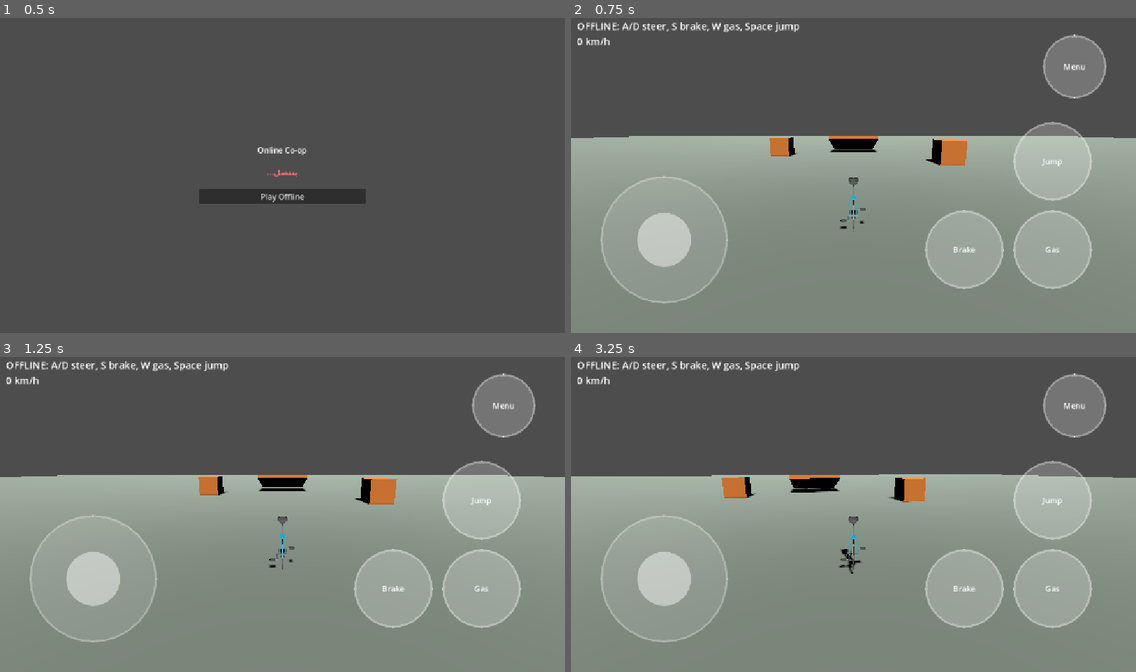
Above: before the commit, frames 1-4 (two rows, left to right).
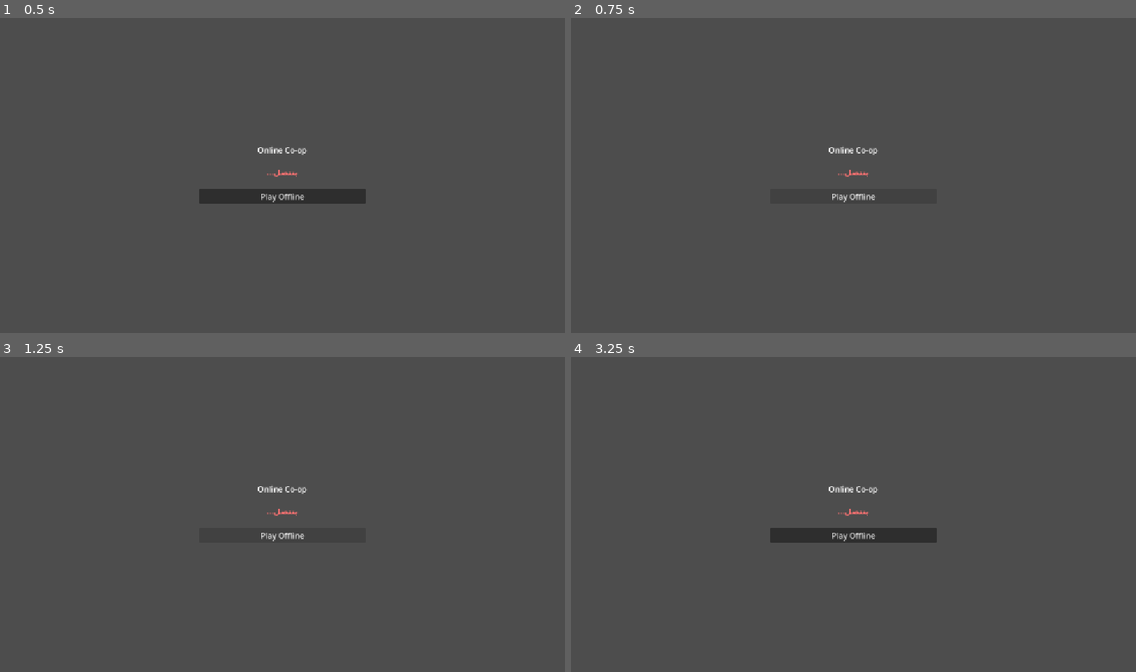
Above: after the commit, the same moments.

Repository: MTAWER77/online-
Game: Godot game, scene res://scenes/ui/main_menu.tscn
Same seed, same stepped clock (60 frames per second), same inputs: the game is played once before the commit and once after it.
Inputs (mouse positions are in pixels of both pictures, inside the frame that each line leads up to):
- Up to frame 1 (0.5 s): no input
- Up to frame 2 (0.75 s): click "Play Offline" at 0.5 s
- Up to frame 3 (1.25 s): no input
- Up to frame 4 (3.25 s): click (853, 536) at 1.25 s, where only the run after the commit has a clickable "Play Offline"; tap Enter at 2 s; move the mouse to (977, 498) at 2.02 s; hold D (move_right, bound only before the commit) 2.03-2.75 s; tap Space (jump, bound only before the commit) at 2.1, 2.27, 2.57 s; click (977, 498) at 2.17 s; drag from (740, 530) to (825, 577) at 2.77 s

Frame 1 is identical in both runs. In frame 2, 65% of the frame differs, in the area x 0-100%, y 1-100%; in frame 3, 65%; in frame 4, 65%.

Commit message:
Unicycle: real RigidBody3D physics (arcade speed + physical lean/tumble/recover), fast and hard; parkour test course
Co-Authored-By: Claude Sonnet 5.5 <noreply@anthropic.com>
Claude-Session: https://claude.ai/code/session_01ERKS8aBLCvtBjR1PsxtFYC

Diff:
--- a/scenes/vehicles/unicycle.tscn
+++ b/scenes/vehicles/unicycle.tscn
@@ -1,20 +1,38 @@
-[gd_scene load_steps=6 format=3]
+[gd_scene load_steps=8 format=3]
 
 [ext_resource type="Script" path="res://scripts/vehicles/unicycle.gd" id="1_uni"]
 [ext_resource type="PackedScene" path="res://assets/models/unicycle.glb" id="2_model"]
 [ext_resource type="Script" path="res://addons/GD-Sync/Scripts/Types/PropertySynchronizer.gd" id="3_sync"]
 
-[sub_resource type="CapsuleShape3D" id="CapsuleShape3D_uni"]
-radius = 0.3
-height = 1.5
+[sub_resource type="PhysicsMaterial" id="PhysicsMaterial_uni"]
+friction = 0.0
+bounce = 0.15
 
-[node name="Unicycle" type="CharacterBody3D"]
-floor_snap_length = 0.3
+[sub_resource type="SphereShape3D" id="SphereShape3D_wheel"]
+radius = 0.45
+
+[sub_resource type="CapsuleShape3D" id="CapsuleShape3D_body"]
+radius = 0.22
+height = 1.0
+
+[node name="Unicycle" type="RigidBody3D"]
+mass = 10.0
+physics_material_override = SubResource("PhysicsMaterial_uni")
+center_of_mass_mode = 1
+center_of_mass = Vector3(0, 0.55, 0)
+can_sleep = false
+continuous_cd = true
+linear_damp = 0.05
+angular_damp = 0.8
 script = ExtResource("1_uni")
 
-[node name="CollisionShape3D" type="CollisionShape3D" parent="."]
-transform = Transform3D(1, 0, 0, 0, 1, 0, 0, 0, 1, 0, 0.75, 0)
-shape = SubResource("CapsuleShape3D_uni")
+[node name="WheelShape" type="CollisionShape3D" parent="."]
+transform = Transform3D(1, 0, 0, 0, 1, 0, 0, 0, 1, 0, 0.45, 0)
+shape = SubResource("SphereShape3D_wheel")
+
+[node name="BodyShape" type="CollisionShape3D" parent="."]
+transform = Transform3D(1, 0, 0, 0, 1, 0, 0, 0, 1, 0, 1.0, 0)
+shape = SubResource("CapsuleShape3D_body")
 
 [node name="Visual" type="Node3D" parent="."]
 
--- a/scenes/worlds/unicycle_test.tscn
+++ b/scenes/worlds/unicycle_test.tscn
@@ -32,6 +32,20 @@
 size = Vector3(2, 2, 2)
 
 [node name="UnicycleTest" type="Node3D"]
+
+[sub_resource type="BoxShape3D" id="BoxShape3D_stair"]
+size = Vector3(8, 0.5, 3)
+
+[sub_resource type="BoxMesh" id="BoxMesh_stair"]
+material = SubResource("StandardMaterial3D_orange")
+size = Vector3(8, 0.5, 3)
+
+[sub_resource type="BoxShape3D" id="BoxShape3D_plat"]
+size = Vector3(10, 1, 10)
+
+[sub_resource type="BoxMesh" id="BoxMesh_plat"]
+material = SubResource("StandardMaterial3D_grey")
+size = Vector3(10, 1, 10)
 
 [node name="DirectionalLight3D" type="DirectionalLight3D" parent="."]
 transform = Transform3D(1, 0, 0, 0, 0.7071, 0.7071, 0, -0.7071, 0.7071, 0, 8, 0)
@@ -73,6 +87,96 @@
 [node name="MeshInstance3D" type="MeshInstance3D" parent="Block2"]
 mesh = SubResource("BoxMesh_block")
 
+[node name="Stair1" type="StaticBody3D" parent="."]
+transform = Transform3D(1, 0, 0, 0, 1, 0, 0, 0, 1, -20, 0.25, -8)
+
+[node name="CollisionShape3D" type="CollisionShape3D" parent="Stair1"]
+shape = SubResource("BoxShape3D_stair")
+
+[node name="MeshInstance3D" type="MeshInstance3D" parent="Stair1"]
+mesh = SubResource("BoxMesh_stair")
+
+[node name="Stair2" type="StaticBody3D" parent="."]
+transform = Transform3D(1, 0, 0, 0, 1, 0, 0, 0, 1, -20, 0.75, -11)
+
+[node name="CollisionShape3D" type="CollisionShape3D" parent="Stair2"]
+shape = SubResource("BoxShape3D_stair")
+
+[node name="MeshInstance3D" type="MeshInstance3D" parent="Stair2"]
+mesh = SubResource("BoxMesh_stair")
+
+[node name="Stair3" type="StaticBody3D" parent="."]
+transform = Transform3D(1, 0, 0, 0, 1, 0, 0, 0, 1, -20, 1.25, -14)
+
+[node name="CollisionShape3D" type="CollisionShape3D" parent="Stair3"]
+shape = SubResource("BoxShape3D_stair")
+
+[node name="MeshInstance3D" type="MeshInstance3D" parent="Stair3"]
+mesh = SubResource("BoxMesh_stair")
+
+[node name="Stair4" type="StaticBody3D" parent="."]
+transform = Transform3D(1, 0, 0, 0, 1, 0, 0, 0, 1, -20, 1.75, -17)
+
+[node name="CollisionShape3D" type="CollisionShape3D" parent="Stair4"]
+shape = SubResource("BoxShape3D_stair")
+
+[node name="MeshInstance3D" type="MeshInstance3D" parent="Stair4"]
+mesh = SubResource("BoxMesh_stair")
+
+[node name="Platform1" type="StaticBody3D" parent="."]
+transform = Transform3D(1, 0, 0, 0, 1, 0, 0, 0, 1, -20, 1.0, -30)
+
+[node name="CollisionShape3D" type="CollisionShape3D" parent="Platform1"]
+shape = SubResource("BoxShape3D_plat")
+
+[node name="MeshInstance3D" type="MeshInstance3D" parent="Platform1"]
+mesh = SubResource("BoxMesh_plat")
+
+[node name="Platform2" type="StaticBody3D" parent="."]
+transform = Transform3D(1, 0, 0, 0, 1, 0, 0, 0, 1, -20, 2.5, -46)
+
+[node name="CollisionShape3D" type="CollisionShape3D" parent="Platform2"]
+shape = SubResource("BoxShape3D_plat")
+
+[node name="MeshInstance3D" type="MeshInstance3D" parent="Platform2"]
+mesh = SubResource("BoxMesh_plat")
+
+[node name="Platform3" type="StaticBody3D" parent="."]
+transform = Transform3D(1, 0, 0, 0, 1, 0, 0, 0, 1, -8, 2.5, -46)
+
+[node name="CollisionShape3D" type="CollisionShape3D" parent="Platform3"]
+shape = SubResource("BoxShape3D_plat")
+
+[node name="MeshInstance3D" type="MeshInstance3D" parent="Platform3"]
+mesh = SubResource("BoxMesh_plat")
+
+[node name="Block3" type="StaticBody3D" parent="."]
+transform = Transform3D(1, 0, 0, 0, 1, 0, 0, 0, 1, 12, 1, -30)
+
+[node name="CollisionShape3D" type="CollisionShape3D" parent="Block3"]
+shape = SubResource("BoxShape3D_block")
+
+[node name="MeshInstance3D" type="MeshInstance3D" parent="Block3"]
+mesh = SubResource("BoxMesh_block")
+
+[node name="Block4" type="StaticBody3D" parent="."]
+transform = Transform3D(1, 0, 0, 0, 1, 0, 0, 0, 1, 16, 1, -34)
+
+[node name="CollisionShape3D" type="CollisionShape3D" parent="Block4"]
+shape = SubResource("BoxShape3D_block")
+
+[node name="MeshInstance3D" type="MeshInstance3D" parent="Block4"]
+mesh = SubResource("BoxMesh_block")
+
+[node name="Block5" type="StaticBody3D" parent="."]
+transform = Transform3D(1, 0, 0, 0, 1, 0, 0, 0, 1, 12, 1, -38)
+
+[node name="CollisionShape3D" type="CollisionShape3D" parent="Block5"]
+shape = SubResource("BoxShape3D_block")
+
+[node name="MeshInstance3D" type="MeshInstance3D" parent="Block5"]
+mesh = SubResource("BoxMesh_block")
+
 [node name="UnicycleSpawner" type="Node3D" parent="."]
 transform = Transform3D(1, 0, 0, 0, 1, 0, 0, 0, 1, 0, 0.1, 0)
 script = ExtResource("1_spawner")
--- a/scripts/vehicles/unicycle.gd
+++ b/scripts/vehicles/unicycle.gd
@@ -1,24 +1,45 @@
-extends CharacterBody3D
+extends RigidBody3D
 ## scripts/vehicles/unicycle.gd
-## دراجة بعجلة واحدة، لاعبين بيتشاركوا في التحكم فيها:
+## دراجة بعجلة واحدة بفيزيكس حقيقي (RigidBody3D / Jolt)، لاعبين بيتشاركوا في التحكم فيها:
 ##   الـ host   = دركسيون (A/D) + فرامل (S)
 ##   الـ client = بنزين (W) + قفز (Space)
 ## أوفلاين: لاعب واحد بيتحكم في كله.
-## الـ host هو اللي بيحرّك الدراجة (authoritative). الـ client بيبعت البنزين والقفز بس،
-## والـ host بيتحقق منهم (clamp + timeout) وبعدين بيحركها. المكان والدوران بيتزامنوا بـ PropertySynchronizer.
-## الميلان (lean) مجرد شكل بيتحسب محليًا عند كل جهاز، مش متزامن.
+##
+## الفكرة: السرعة والإمساك بالأرض "أركيد" عشان التحكم يبقى سريع ومضبوط،
+## لكن الدوران والميلان والتشقلب فيزيكس حقيقي: بنزين = بيرجّعك لورا شوية، فرامل = بتنبطح لقدام،
+## لف بسرعة عالية = بتميل جامد. لو اتقلبت (أكتر من fall_tilt) وانت على الأرض بتفضل مرمي
+## recover_time ثانية وبعدين بترجع واقفة. تصادم بسرعة عالية = تشقلب.
+## الـ host هو اللي بيحرّك الدراجة. الـ client بيبعت البنزين والقفز بس (والـ host بيتحقق منهم)،
+## وجسمها عنده frozen والمكان والدوران بيجوله بـ PropertySynchronizer.
 
 const SessionMode = preload("res://scripts/multiplayer/session_mode.gd")
 
 enum ControlRole { ALL, STEER_BRAKE, GAS_JUMP }
 
-@export_group("Driving")
-@export var max_speed: float = 14.0
-@export var acceleration: float = 9.0
-@export var brake_decel: float = 18.0
-@export var coast_drag: float = 2.5
-@export var turn_rate: float = 2.2 # راديان/ثانية
-@export var jump_velocity: float = 5.0
+const WHEEL_RADIUS: float = 0.45
+
+@export_group("Speed")
+@export var max_speed: float = 22.0
+@export var acceleration: float = 18.0
+@export var brake_decel: float = 35.0
+@export var coast_drag: float = 2.0
+@export var grip: float = 10.0 # بيقتل الانزلاق الجانبي (أعلى = ملزقة أكتر)
+
+@export_group("Steering")
+@export var turn_rate: float = 3.2 # راديان/ثانية
+@export var lean_accel: float = 22.0 # ميلان الدور مع السرعة (أعلى = أصعب وأخطر)
+@export var brake_pitch: float = 12.0 # الفرامل بتنبطح بيها لقدام
+@export var gas_pitch: float = 5.0 # البنزين بيرجّعها لورا شوية
+
+@export_group("Balance")
+@export var balance_kp: float = 28.0 # قوة رجوعها واقفة
+@export var balance_kd: float = 6.0 # تثبيت (بيمنع الاهتزاز)
+@export var air_balance: float = 0.2 # التوازن في الهوا (قليل = بتتشقلب)
+@export var fall_tilt_degrees: float = 63.0 # بعد الميل ده بتقع
+@export var recover_time: float = 1.5
+
+@export_group("Jump")
+@export var jump_velocity: float = 7.5
 @export var fall_limit: float = -20.0 # تحت الرقم ده نرجّع الدراجة لمكان البداية
 
 @export_group("Network")
@@ -27,12 +48,9 @@
 
 @export_group("Visual")
 @export var model_yaw_degrees: float = 0.0 # لو الدراجة ماشية بضهرها غيّرها لـ 180
-@export var lean_amount: float = 0.25
-@export var lean_max: float = 0.45
 @export var camera_follow_speed: float = 30.0
 @export var camera_yaw_speed: float = 4.0
 
-@onready var _visual: Node3D = $Visual
 @onready var _model: Node3D = $Visual/Model
 @onready var _camera_rig: Node3D = $CameraRig
 @onready var _camera: Camera3D = $CameraRig/Camera3D
@@ -42,8 +60,11 @@
 var _simulates: bool = true # الجهاز ده هو اللي بيحرّك الدراجة (الـ host أو أوفلاين)
 var _role: int = ControlRole.ALL
 
-var _speed: float = 0.0
 var _jump_buffer: float = 0.0
+var _no_ground_timer: float = 0.0 # بعد القفز نتجاهل الأرض لحظة
+var _fallen_time: float = 0.0
+var _is_fallen: bool = false
+var _heading: Vector3 = Vector3.FORWARD
 var _spawn_transform: Transform3D
 
 # مدخلات الـ client عند الـ host
@@ -56,10 +77,7 @@
 
 # للشكل
 var _last_pos: Vector3
-var _last_yaw: float
 var _vis_speed: float = 0.0
-var _vis_yaw_rate: float = 0.0
-var _vis_accel: float = 0.0
 var _cam_yaw: float = 0.0
 
 
@@ -74,10 +92,14 @@
 		GDSync.expose_func(_receive_gas)
 		GDSync.expose_func(_receive_jump)
 
+	if not _simulates:
+		# عند الـ client: الفيزيكس مش بتشتغل، والمكان بيجي من الـ host
+		freeze_mode = RigidBody3D.FREEZE_MODE_KINEMATIC
+		freeze = true
+
 	_ensure_input_actions()
 	_spawn_transform = global_transform
 	_last_pos = global_position
-	_last_yaw = global_rotation.y
 	_cam_yaw = global_rotation.y
 	_model.rotation_degrees.y = model_yaw_degrees
 
@@ -125,7 +147,7 @@
 
 	match _role:
 		ControlRole.ALL:
-			steer = Input.get_axis(&"move_right", &"move_left")
+			steer = Input.get_axis(&"move_right", &"move_left") # شمال = موجب
 			brake = Input.is_action_pressed(&"move_back")
 			gas = Input.get_action_strength(&"move_forward")
 			if Input.is_action_just_pressed(&"jump"):
@@ -140,48 +162,113 @@
 			pass
 
 	_jump_buffer = maxf(_jump_buffer - delta, 0.0)
-
-	var on_floor: bool = is_on_floor()
-
-	# سرعة (بنزين / فرامل / احتكاك) بتشتغل بس والعجلة على الأرض
-	if on_floor:
+	_no_ground_timer = maxf(_no_ground_timer - delta, 0.0)
+
+	var basis_up: Vector3 = global_transform.basis.y
+	var tilt: float = acos(clampf(basis_up.dot(Vector3.UP), -1.0, 1.0))
+	_is_fallen = tilt > deg_to_rad(fall_tilt_degrees)
+
+	# ---- الأرض
+	var ground: Dictionary = _probe_ground(0.15)
+	var grounded: bool = not ground.is_empty() and _no_ground_timer <= 0.0 and not _is_fallen
+	var ground_normal: Vector3 = ground.get("normal", Vector3.UP) as Vector3
+
+	# ---- وقعة / رجوع واقفة
+	if _is_fallen and not _probe_ground(0.6, 0.6).is_empty():
+		_fallen_time += delta
+		if _fallen_time >= recover_time:
+			_recover()
+			return
+	elif not _is_fallen:
+		_fallen_time = 0.0
+
+	# ---- اتجاه الدراجة على الأرض
+	var flat_forward: Vector3 = -global_transform.basis.z
+	flat_forward.y = 0.0
+	if flat_forward.length() > 0.25:
+		_heading = flat_forward.normalized()
+	var right: Vector3 = _heading.cross(Vector3.UP)
+
+	var lv: Vector3 = linear_velocity
+	var av: Vector3 = angular_velocity
+	var vf: float = lv.dot(_heading)
+	var vl: float = lv.dot(right)
+	var speed_frac: float = clampf(absf(vf) / max_speed, 0.0, 1.0)
+
+	if grounded:
+		# سرعة (أركيد): بنزين / فرامل / احتكاك
 		if brake:
-			_speed = move_toward(_speed, 0.0, brake_decel * delta)
+			vf = move_toward(vf, 0.0, brake_decel * delta)
 		elif gas > 0.0:
-			_speed = minf(_speed + acceleration * gas * delta, max_speed)
+			if vf < max_speed:
+				vf = minf(vf + acceleration * gas * delta, max_speed)
 		else:
-			_speed = move_toward(_speed, 0.0, coast_drag * delta)
-
-	# دركسيون: بطيء جدًا وهي واقفة، وأقل في الهوا
-	var speed_factor: float = lerpf(0.4, 1.0, clampf(_speed / 6.0, 0.0, 1.0))
-	var air_factor: float = 1.0 if on_floor else 0.3
-	rotation.y += steer * turn_rate * speed_factor * air_factor * delta
-
-	var forward: Vector3 = -global_transform.basis.z
-	velocity.x = forward.x * _speed
-	velocity.z = forward.z * _speed
-	if not on_floor:
-		velocity.y -= float(ProjectSettings.get_setting("physics/3d/default_gravity")) * delta
-	elif _jump_buffer > 0.0:
-		velocity.y = jump_velocity
-		_jump_buffer = 0.0
-
-	move_and_slide()
-
-	# لو خبطنا في حاجة السرعة الفعلية بتقل
-	var flat := Vector3(velocity.x, 0.0, velocity.z)
-	_speed = maxf(flat.dot(-global_transform.basis.z), 0.0)
+			vf = move_toward(vf, 0.0, coast_drag * delta)
+		vl *= maxf(0.0, 1.0 - grip * delta) # العجلة مبتتزحلقش على جنبها
+
+		# السرعة بتتوزع على مستوى الأرض (عشان المنحدرات)
+		var forward_ground: Vector3 = (_heading - ground_normal * _heading.dot(ground_normal)).normalized()
+		lv = forward_ground * vf + right * vl
+		if _jump_buffer > 0.0:
+			lv.y = jump_velocity
+			_jump_buffer = 0.0
+			_no_ground_timer = 0.2
+			grounded = false
+
+		# دوران (yaw): بطيء وهي واقفة، وأقل شوية في السرعة العالية
+		var turn_factor: float = lerpf(0.6, 1.0, clampf(absf(vf) / 6.0, 0.0, 1.0)) * (1.0 - 0.35 * speed_frac)
+		var target_yaw: float = steer * turn_rate * turn_factor
+		av.y = lerpf(av.y, target_yaw, 1.0 - exp(-12.0 * delta))
+
+		# ميلان فيزيكسي: بتميل في الدور، بتنبطح مع الفرامل، بترجع لورا مع البنزين
+		var lean: Vector3 = -right * steer * lean_accel * speed_frac
+		if brake:
+			lean += _heading * brake_pitch * speed_frac
+		lean += -_heading * gas * gas_pitch
+		av += basis_up.cross(lean) * delta
+	elif not _is_fallen:
+		# في الهوا: تحكم بسيط في الدوران بس
+		av.y = lerpf(av.y, steer * turn_rate * 0.4, 1.0 - exp(-4.0 * delta))
+
+	# ---- توازن: بترجع واقفة (ضعيف في الهوا، من غير توازن لو وقعت)
+	if not _is_fallen:
+		var gain: float = 1.0 if grounded else air_balance
+		var err: Vector3 = basis_up.cross(Vector3.UP)
+		var av_flat: Vector3 = av - Vector3.UP * av.dot(Vector3.UP)
+		av += (err * balance_kp * gain - av_flat * balance_kd * lerpf(0.3, 1.0, gain)) * delta
+
+	linear_velocity = lv
+	angular_velocity = av
 
 	if global_position.y < fall_limit:
 		_respawn()
 
 
+# شعاع للأسفل من مركز العجلة. بيرجّع {} لو مفيش أرض قريبة.
+func _probe_ground(reach: float, start_lift: float = 0.0) -> Dictionary:
+	var from: Vector3 = global_position + global_transform.basis.y * WHEEL_RADIUS + Vector3.UP * start_lift
+	var to: Vector3 = from + Vector3.DOWN * (WHEEL_RADIUS + reach + start_lift)
+	var query := PhysicsRayQueryParameters3D.create(from, to, 1, [get_rid()])
+	return get_world_3d().direct_space_state.intersect_ray(query)
+
+
+# بنرجّعها واقفة في نفس المكان بنفس الاتجاه
+func _recover() -> void:
+	var yaw: float = atan2(-_heading.x, -_heading.z)
+	_reset_to(Transform3D(Basis(Vector3.UP, yaw), global_position + Vector3.UP * 0.4))
+
+
 func _respawn() -> void:
-	global_transform = _spawn_transform
-	velocity = Vector3.ZERO
-	_speed = 0.0
+	_reset_to(_spawn_transform)
+
+
+func _reset_to(target: Transform3D) -> void:
+	global_transform = target
+	linear_velocity = Vector3.ZERO
+	angular_velocity = Vector3.ZERO
+	_fallen_time = 0.0
+	_is_fallen = false
 	_last_pos = global_position
-	_cam_yaw = global_rotation.y
 	var sync: Node = get_node_or_null("PropertySynchronizer")
 	if sync != null:
 		sync.call("pause_interpolation", 0.3) # عشان الـ client ما يشوفهاش بتنزلق
@@ -216,36 +303,26 @@
 	_jump_buffer = 0.15
 
 
-# ---------------------------------------------------------------- الشكل والكاميرا
+# ---------------------------------------------------------------- الكاميرا والشاشة
 func _process(delta: float) -> void:
 	if delta <= 0.0:
 		return
 
-	# سرعة وتدوير ظاهرين، بيتحسبوا من الحركة الفعلية فبيشتغلوا نفس الشكل عند الاتنين
-	var forward: Vector3 = -global_transform.basis.z
-	var yaw: float = global_rotation.y
-	var raw_speed: float = (global_position - _last_pos).dot(forward) / delta
-	var raw_yaw_rate: float = angle_difference(_last_yaw, yaw) / delta
+	# سرعة ظاهرة بتتحسب من الحركة الفعلية فبتشتغل نفس الشكل عند الاتنين
+	var moved: Vector3 = global_position - _last_pos
+	moved.y = 0.0
+	var raw_speed: float = moved.length() / delta
 	_last_pos = global_position
-	_last_yaw = yaw
-	if absf(raw_speed) > 60.0: # قفزة (respawn)
+	if raw_speed > 80.0: # قفزة (respawn)
 		raw_speed = 0.0
-		raw_yaw_rate = 0.0
-
-	var smooth: float = 1.0 - exp(-10.0 * delta)
-	var prev_speed: float = _vis_speed
-	_vis_speed = lerpf(_vis_speed, raw_speed, smooth)
-	_vis_yaw_rate = lerpf(_vis_yaw_rate, raw_yaw_rate, smooth)
-	_vis_accel = lerpf(_vis_accel, (_vis_speed - prev_speed) / delta, smooth)
-
-	# ميلان للجنب مع الدوران (يسار = roll موجب) وللأمام مع التسارع
-	var speed_frac: float = clampf(_vis_speed / max_speed, 0.0, 1.0)
-	var roll: float = clampf(_vis_yaw_rate * lean_amount * (0.3 + speed_frac), -lean_max, lean_max)
-	var tilt: float = -clampf(_vis_accel / 20.0, -1.0, 1.0) * 0.15
-	_visual.rotation = Vector3(tilt, 0.0, roll)
-
-	# كاميرا ناعمة بتتبع الدراجة من ورا
-	_cam_yaw = lerp_angle(_cam_yaw, yaw, 1.0 - exp(-camera_yaw_speed * delta))
+	_vis_speed = lerpf(_vis_speed, raw_speed, 1.0 - exp(-10.0 * delta))
+
+	# الكاميرا بتتبع اتجاه الدراجة (من غير ما تتلخبط وهي بتتشقلب)
+	var flat_forward: Vector3 = -global_transform.basis.z
+	flat_forward.y = 0.0
+	if flat_forward.length() > 0.4:
+		var yaw: float = atan2(-flat_forward.x, -flat_forward.z)
+		_cam_yaw = lerp_angle(_cam_yaw, yaw, 1.0 - exp(-camera_yaw_speed * delta))
 	_camera_rig.rotation.y = _cam_yaw
 	var target: Vector3 = global_position + Vector3.UP
 	_camera_rig.global_position = _camera_rig.global_position.lerp(
@@ -263,4 +340,4 @@
 			role_text = "YOU: GAS (W) + JUMP (Space)"
 		_:
 			role_text = "OFFLINE: A/D steer, S brake, W gas, Space jump"
-	_hud_label.text = "%s\n%d km/h" % [role_text, int(absf(_vis_speed) * 3.6)]
+	_hud_label.text = "%s\n%d km/h" % [role_text, int(_vis_speed * 3.6)]
Not shown: 1 places in scenes/worlds/unicycle_test.tscn that only renumber resources
